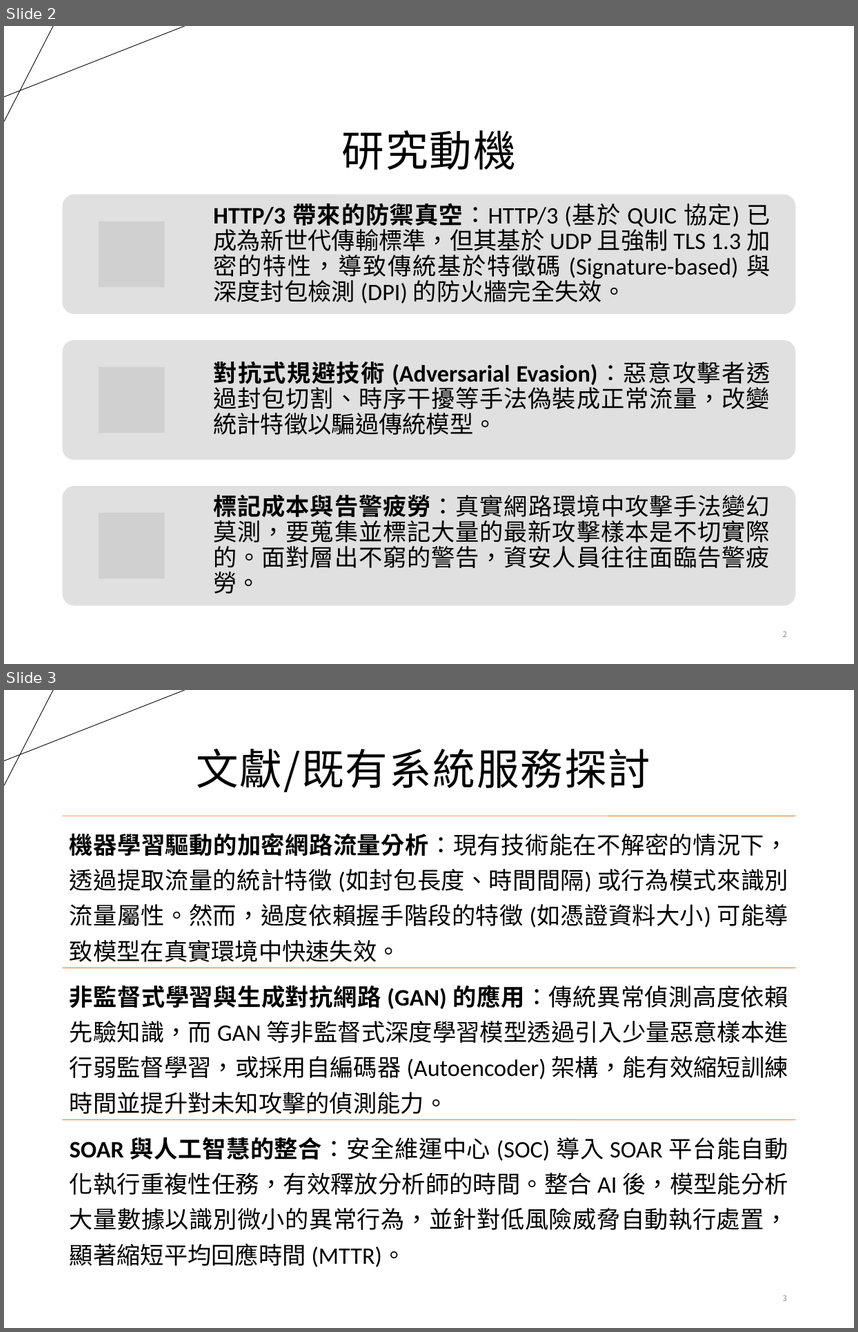
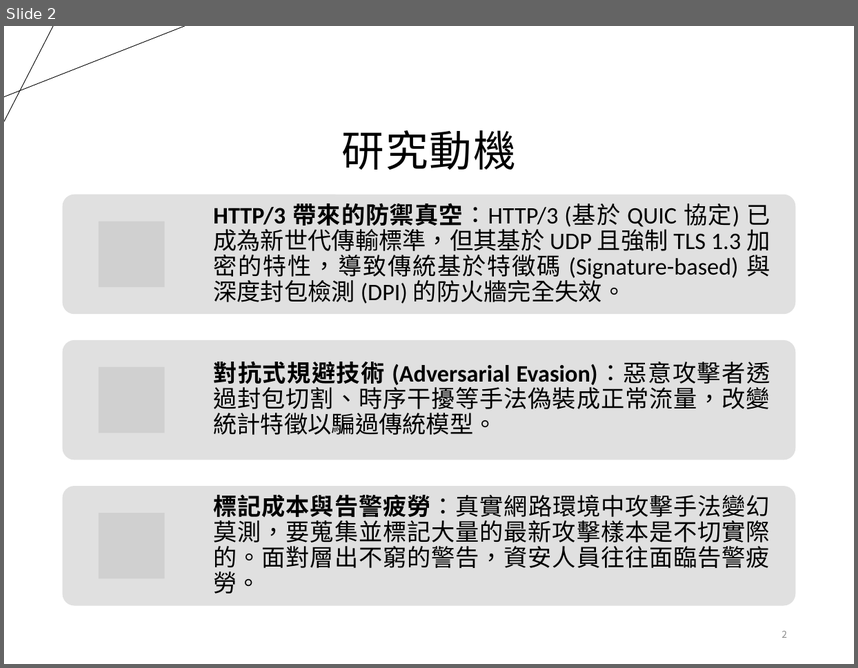
Before and after one commit to alanchuang111/graduation_project, a slide deck: 報告/114下期中報告.pptx. Shown one above the other, each under a label of ours: slides 2 and 3 before the commit, slide 2 after it. The pictures are 858x1332 and 858x668 pixels, drawn with LibreOffice and Linux fonts; fonts in the diff are those of the drawing; grey boxes stand for pictures. Boxes give left, top, right and bottom in pixels: in the first picture for what was removed or moved away, otherwise in the second. Text is boxed around its words. In the diff, an @@ line names an element or a change of style, - is before the commit and + after.

```diff
--- a/報告/114下期中報告.pptx
+++ b/報告/114下期中報告.pptx
@@ slide 3 removed at (4, 690, 854, 1328), background #FFFFFF; not listed: 2 template elements that a slide beside it also shows @@
@@ title removed at (196, 749, 651, 792) @@
-文獻/既有系統服務探討
@@ group removed at (63, 816, 795, 1267): 3 lines, 3 texts @@
-機器學習驅動的加密網路流量分析：現有技術能在不解密的情況下，透過提取流量的統計特徵 (如封包長度、時間間隔) 或行為模式來識別流量屬性。然而，過度依賴握手階段的特徵 (如憑證資料大小) 可能導致模型在真實環境中快速失效。
-非監督式學習與生成對抗網路 (GAN) 的應用：傳統異常偵測高度依賴先驗知識，而 GAN 等非監督式深度學習模型透過引入少量惡意樣本進行弱監督學習，或採用自編碼器 (Autoencoder) 架構，能有效縮短訓練時間並提升對未知攻擊的偵測能力。
-SOAR 與人工智慧的整合：安全維運中心 (SOC) 導入 SOAR 平台能自動化執行重複性任務，有效釋放分析師的時間。整合 AI 後，模型能分析大量數據以識別微小的異常行為，並針對低風險威脅自動執行處置，顯著縮短平均回應時間 (MTTR)。
@@ page number removed at (783, 1294, 787, 1301) @@
-3
```
Also in this commit, not shown: 9 slides changed, 3 slides added, 11 other files.
